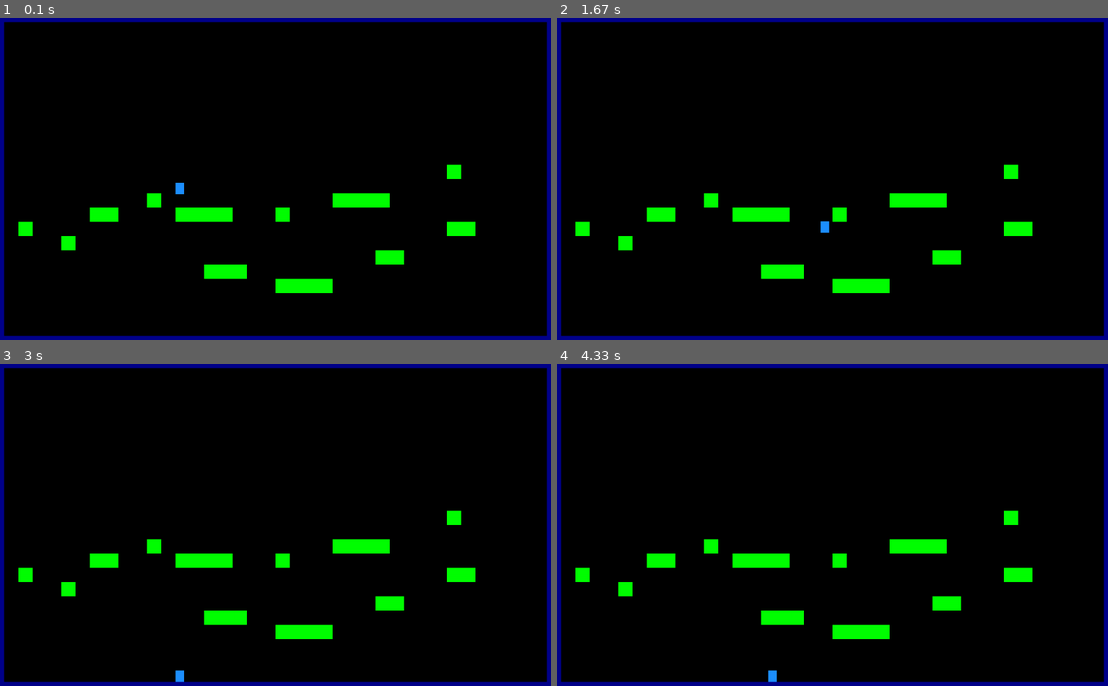
Above: before the commit, frames 1-4 (two rows, left to right).
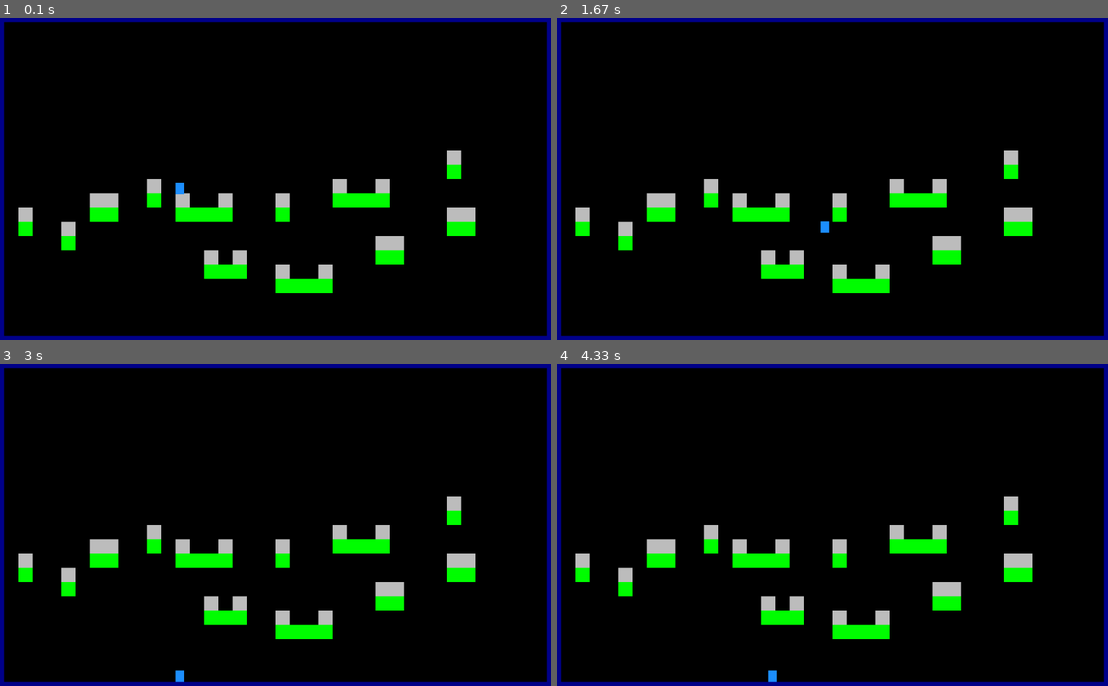
Above: after the commit, the same moments.

Repository: Imas7264/Pygame-Platformer
Game: pygame game, started from project/src/main.py
Same seed, same stepped clock (60 frames per second), same inputs: the game is played once before the commit and once after it.
Inputs:
- Up to frame 1 (0.1 s): no input
- Up to frame 2 (1.67 s): hold Right 0.33-0.8 s; hold Up 0.83-1.13 s; hold Right 1.17-1.63 s
- Up to frame 3 (3 s): hold Left 1.67-2.2 s; hold Left 2.23-2.63 s; tap F at 2.67 s
- Up to frame 4 (4.33 s): hold Up 3-3.37 s; hold Right 3.4-4.03 s; hold Left from 4.07 s (still down)

The runs differ from the first frame. In frame 1, 2.3% of the frame differs, in the area x 3-87%, y 41-82%; in frame 2, 2.3%; in frame 3, 2.3%; in frame 4, 2.3%.

Commit message:
Separated the collision rectangles and non collision rectangles inorder to develop the A* agent

Diff:
--- a/project/src/level/container_generator.py
+++ b/project/src/level/container_generator.py
@@ -15,6 +15,9 @@
 def create_platform(x, y, length, level):
     for i in range(length):
         level[y][x + i] = "G"
+
+    level[y - 1][x] = "M"
+    level[y - 1][x + length - 1] = "M"
 
     return level
 
--- a/project/src/level/level.py
+++ b/project/src/level/level.py
@@ -1,6 +1,6 @@
 import pygame
-from settings import TILE_SIZE
-from sprites.tile import Tile
+from settings import TILE_SIZE, Z_LAYERS
+from sprites.tile import Tile, CollisionTile, BackgroundTile
 from sprites.player import Player
 from sprites.enemy import Enemy
 from sprites.attack import AttackHitbox
@@ -9,7 +9,11 @@
 class Level:
     def __init__(self, layout):
         self.display_surface = pygame.display.get_surface()
-        self.tiles = pygame.sprite.Group()
+
+        self.collision_sprites = pygame.sprite.Group()
+        self.terrain_sprites = pygame.sprite.LayeredUpdates()
+        self.background_sprites = pygame.sprite.LayeredUpdates()
+
         self.enemies = pygame.sprite.Group()
         self.player = None
         self.attack_sprites = pygame.sprite.Group()
@@ -23,7 +27,10 @@
                 y = row_index * TILE_SIZE
 
                 if cell == "#":
-                    self.tiles.add(Tile((x, y), cell))
+                    self.collision_sprites.add(CollisionTile((x, y)))
+                    self.terrain_sprites.add(
+                        Tile((x, y), cell), layer=Z_LAYERS["terrain"]
+                    )
 
                 elif cell == "P":
                     self.player = Player((x, y))
@@ -32,10 +39,19 @@
                     self.enemies.add(Enemy((x, y)))
 
                 elif cell == "G":
-                    self.tiles.add(Tile((x, y), cell))
+                    self.collision_sprites.add(CollisionTile((x, y)))
+                    self.terrain_sprites.add(
+                        Tile((x, y), cell), layer=Z_LAYERS["terrain"]
+                    )
+
+                elif cell == "M":
+                    self.background_sprites.add(
+                        BackgroundTile((x, y), "gray"), layer=Z_LAYERS["bg"]
+                    )
 
     def run(self):
-        self.tiles.draw(self.display_surface)
+        self.background_sprites.draw(self.display_surface)
+        self.terrain_sprites.draw(self.display_surface)
 
         # player
         if self.player:
@@ -84,7 +100,7 @@
     def vertical_collision(self):
         player = self.player
 
-        for tile in self.tiles:
+        for tile in self.collision_sprites:
             if tile.rect.colliderect(player.rect):
 
                 # landing
@@ -101,7 +117,7 @@
     def horizontal_collision(self):
         player = self.player
 
-        for tile in self.tiles:
+        for tile in self.collision_sprites:
             if tile.rect.colliderect(player.rect):
 
                 # moving right
@@ -113,7 +129,7 @@
                     player.rect.left = tile.rect.right
 
     def enemy_horizontal_collision(self, enemy):
-        for tile in self.tiles:
+        for tile in self.collision_sprites:
             if tile.rect.colliderect(enemy.rect):
                 # wall on right
                 if enemy.direction.x > 0:
@@ -126,7 +142,7 @@
                     enemy.direction.x *= -1
 
     def enemy_vertical_collision(self, enemy):
-        for tile in self.tiles:
+        for tile in self.collision_sprites:
             if tile.rect.colliderect(enemy.rect):
                 # landing
                 if enemy.direction.y > 0:
@@ -137,7 +153,7 @@
     def enemy_has_ground_ahead(self, enemy):
         check_x, check_y = enemy.get_ahead_position()
 
-        for tile in self.tiles:
+        for tile in self.collision_sprites:
             if tile.rect.collidepoint(check_x, check_y):
                 return True
 
--- a/project/src/settings.py
+++ b/project/src/settings.py
@@ -13,4 +13,4 @@
 
 
 # layers
-Z_LAYERS = {"bg": 0, "terrain": 1, "player": 2}
+Z_LAYERS = {"bg": 0, "collision": 1, "terrain": 2, "player": 3, "enemy": 4, "attack": 5}
--- a/project/src/sprites/tile.py
+++ b/project/src/sprites/tile.py
@@ -1,15 +1,35 @@
 import pygame
 from settings import TILE_SIZE
+
+
+class CollisionTile(pygame.sprite.Sprite):
+    def __init__(self, pos):
+        super().__init__()
+
+        self.image = pygame.Surface((TILE_SIZE, TILE_SIZE), pygame.SRCALPHA)
+        self.image.fill((0, 0, 0, 0))
+        self.rect = self.image.get_rect(topleft=pos)
 
 
 class Tile(pygame.sprite.Sprite):
     def __init__(self, pos, type):
         super().__init__()
+
+        self.image = pygame.Surface((TILE_SIZE, TILE_SIZE))
+
         if type == "#":
-            self.image = pygame.Surface((TILE_SIZE, TILE_SIZE))
             self.image.fill("darkblue")
-            self.rect = self.image.get_rect(topleft=pos)
         else:
-            self.image = pygame.Surface((TILE_SIZE, TILE_SIZE))
             self.image.fill("green")
-            self.rect = self.image.get_rect(topleft=pos)
+
+        self.rect = self.image.get_rect(topleft=pos)
+
+
+class BackgroundTile(pygame.sprite.Sprite):
+    def __init__(self, pos, color):
+        super().__init__()
+
+        self.image = pygame.Surface((TILE_SIZE, TILE_SIZE))
+        self.image.fill(color)
+
+        self.rect = self.image.get_rect(topleft=pos)
